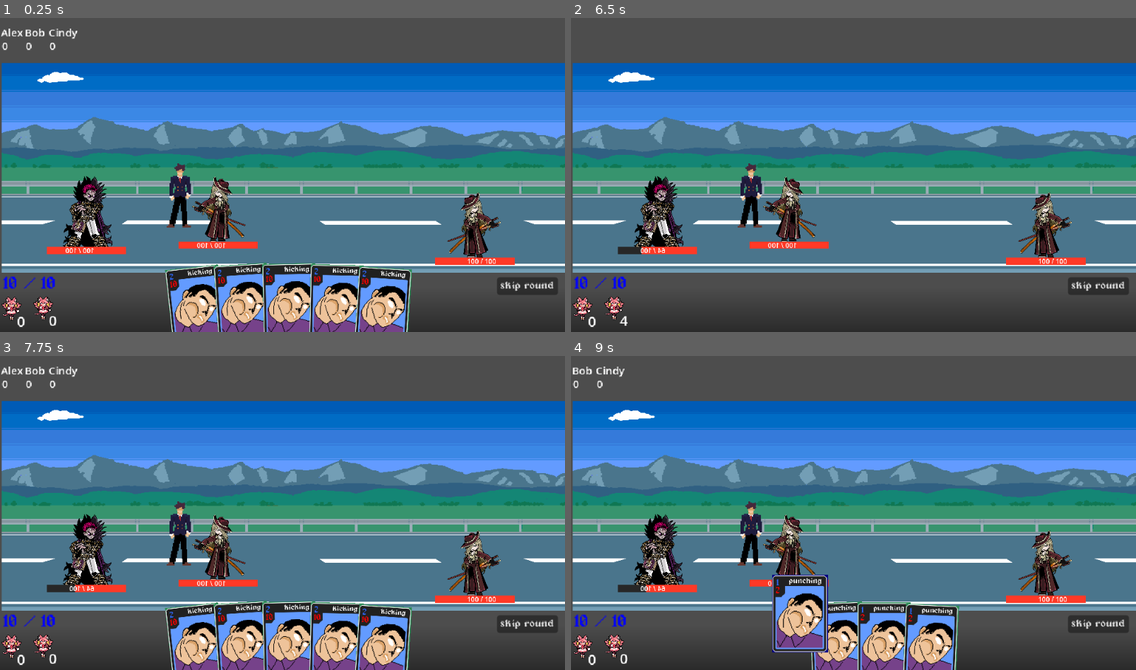
Above: before the commit, frames 1-4 (two rows, left to right).
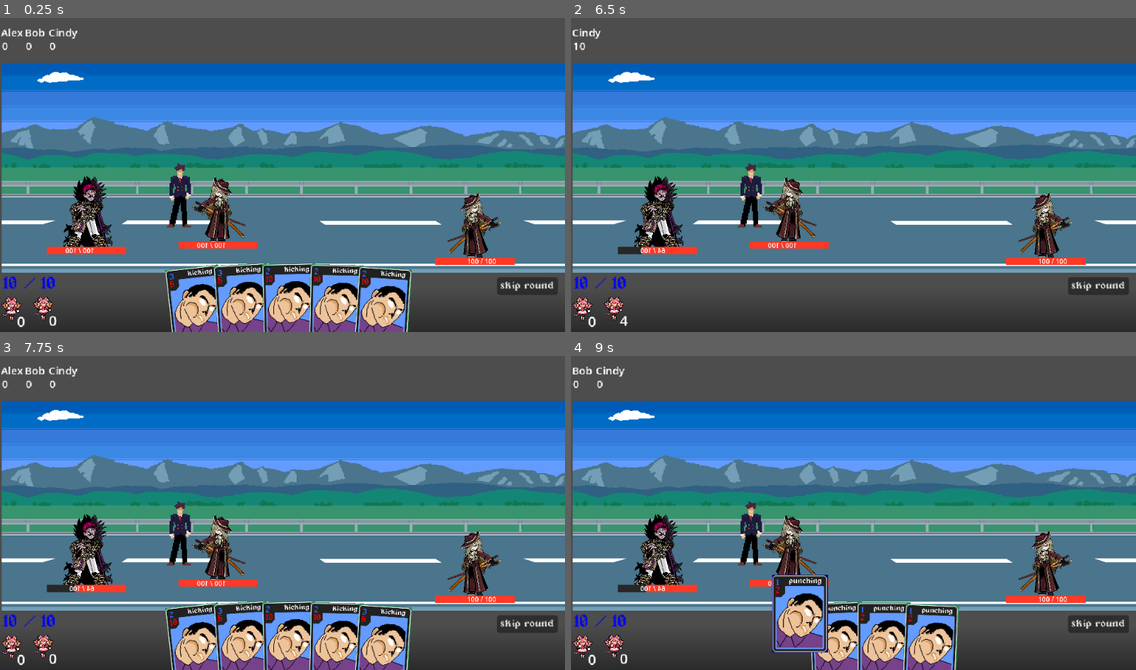
Above: after the commit, the same moments.

Repository: mewmewmyagic/card-game-main
Game: Godot game, scene res://scenes/battle/BattleScene.tscn
The game is run twice, just before and just after one commit, with the same random seed, the same clock (stepped at 60 frames per second) and the same inputs.
Inputs (mouse positions are in pixels of both pictures, inside the frame that each line leads up to):
- Up to frame 1 (0.25 s): no input
- Up to frame 2 (6.5 s): click "skip round" at 0.5 s; click "skip round" at 1.25 s; move the mouse to (977, 156) at 2.02 s; hold D (Right) 2.03-2.75 s; hold Shift (Shift) 2.03-2.75 s; click (977, 156) at 2.17 s; drag from (740, 187) to (1045, 225) at 2.77 s; move the mouse to (910, 102) at 3.52 s; hold D (Right) 3.53-4.25 s; hold Right mouse button (right_mouse) 3.53-4.25 s; drag from (825, 237) to (1045, 225) at 4.27 s; move the mouse to (1023, 222) at 5.02 s; press the mouse at (1023, 222) at 5.03 s; hold A (Left) 5.03-5.75 s; release the mouse at (1023, 222) at 5.75 s; drag from (684, 124) to (791, 209) at 5.77 s
- Up to frame 3 (7.75 s): move the mouse to (310, 509) at 6.52 s; hold S (Down) 6.53-7.25 s; hold Shift (Shift) 6.53-7.25 s; click (310, 509) at 6.67 s; drag from (197, 431) to (169, 525) at 7.27 s
- Up to frame 4 (9 s): tap Enter at 8 s; drag from (768, 641) to (955, 641) at 8.02 s; drag from (791, 641) to (825, 575) at 8.77 s

The runs differ from the first frame. In frame 1, less than 0.1% of the frame differs, in the area x 30-40%, y 80-86%; in frame 2, 0.1%, in the area x 0-6%, y 3-11%; in frame 3, less than 0.1%; in frame 4, nothing differs.

Commit message:
status effects

Diff:
--- /dev/null
+++ b/Scripts/Status Effects/status effect resources/bleed.tres
@@ -0,0 +1,10 @@
+[gd_resource type="Resource" script_class="BleedStatusEffect" format=3 uid="uid://hrg5sh4161o7"]
+
+[ext_resource type="Script" uid="uid://ccuysvlx3ma70" path="res://Scripts/Status Effects/status effect scripts/bleed.gd" id="1_q6pbo"]
+
+[resource]
+script = ExtResource("1_q6pbo")
+id = "bleed"
+tooltip = "does damage based on stack and reduces count each turn "
+max_stack = 99
+max_count = 99
--- /dev/null
+++ b/Scripts/Status Effects/status effect resources/haste.tres
@@ -0,0 +1,9 @@
+[gd_resource type="Resource" script_class="StatusEffects" format=3 uid="uid://bttap6yvuj2p8"]
+
+[ext_resource type="Script" uid="uid://d0krudtp04qht" path="res://Scripts/Status Effects/status_effect.gd" id="1_cqjmr"]
+
+[resource]
+script = ExtResource("1_cqjmr")
+id = "haste"
+tooltip = "reduces recovery cost every turn by stack every turn for this round"
+max_stack = 10
--- /dev/null
+++ b/Scripts/Status Effects/status effect resources/lethargy.tres
@@ -0,0 +1,9 @@
+[gd_resource type="Resource" script_class="StatusEffect" format=3 uid="uid://b3g826bfh05eq"]
+
+[ext_resource type="Script" uid="uid://d0krudtp04qht" path="res://Scripts/Status Effects/status_effect.gd" id="1_7tnmt"]
+
+[resource]
+script = ExtResource("1_7tnmt")
+id = "lethargy"
+tooltip = "increases stamina usage by stack for this round"
+max_stack = 3
--- /dev/null
+++ b/Scripts/Status Effects/status effect resources/strength.tres
@@ -0,0 +1,10 @@
+[gd_resource type="Resource" script_class="StatusEffects" format=3 uid="uid://cpyekuu60jjb0"]
+
+[ext_resource type="Script" uid="uid://d0krudtp04qht" path="res://Scripts/Status Effects/status_effect.gd" id="1_obrtw"]
+
+[resource]
+script = ExtResource("1_obrtw")
+id = "poise"
+tooltip = "Increases damage done by stack. attacking reduces count"
+max_stack = 10
+max_count = 99
--- /dev/null
+++ b/Scripts/Status Effects/status effect scripts/bleed.gd
@@ -0,0 +1,16 @@
+extends StatusEffect
+class_name BleedStatusEffect
+
+func init(_target: Combatant, _manager: StatusEffectManager) -> void:
+	super.init(_target, _manager)
+	target.anim_done.connect(_on_anim_done)
+
+func on_remove() -> void:
+	target.anim_done.disconnect(_on_anim_done)
+
+func _on_anim_done() -> void:
+	target.take_damage(stack)
+	count -= 1
+	print(count)
+	if count <= 0:
+		manager.remove_status(id)
--- /dev/null
+++ b/Scripts/Status Effects/status_effect.gd
@@ -0,0 +1,27 @@
+extends Resource
+class_name StatusEffect
+
+@export_group("Stuff")
+@export var id: String = ""
+@export_multiline var tooltip: String = ""
+@export var max_stack: int = 1
+@export var max_count: int = 1
+
+var target: Combatant
+var manager: StatusEffectManager
+
+@export var stack: int = 0
+@export var count: int = 0
+
+func init(c: Combatant, s: StatusEffectManager) -> void:
+	target = c
+	manager = s
+
+func trigger_status_effect(c: Combatant) -> void:
+	pass
+
+func add_count(n: int) -> void:
+	count += n
+
+func add_stack(n: int) -> void:
+	stack += n
--- /dev/null
+++ b/Scripts/Status Effects/status_effect_manager.gd
@@ -0,0 +1,26 @@
+extends Node
+class_name StatusEffectManager
+
+@export var parent: Combatant
+@export var status_effects: Dictionary = {}
+
+func apply_status(status: StatusEffect, stack: int = 1, count: int = 1) -> void:
+	if not status_effects.has(status.id):
+		var instance := status.duplicate() as StatusEffect
+		status_effects[instance.id] = instance
+		instance.init(parent, self)
+
+		instance.stack += stack
+		instance.count += count
+	else:
+		var existing := status_effects[status.id] as StatusEffect
+		print(count)
+		existing.stack += stack
+		existing.count += count
+
+func remove_status(id: String) -> void:
+	if not status_effects.has(id):
+		return
+	var s: StatusEffect = status_effects[id]
+	status_effects.erase(id)
+	s.on_remove()
--- a/Scripts/combatant/combatant.gd
+++ b/Scripts/combatant/combatant.gd
@@ -7,6 +7,8 @@
 @export var stats: CombatantStats #: set = set_combatant_stats
 @export var ai_behavior: EnemyAIBehavior
 @export var combatant_name: String
+
+@export var status_manager: StatusEffectManager
 
 @export var starting_deck: CardPile
 @export var draw_pile: CardPile
@@ -35,7 +37,7 @@
 	build_deck()
 	stats = stats.create_instance()
 	stats.stats_changed.connect(check_if_dead)
-	_bind_stats_ui()
+	bind()
 
 
 func build_deck() -> void:
@@ -88,8 +90,9 @@
 	return false
 
 
-func _bind_stats_ui() -> void:
+func bind() -> void:
 	stats_ui.bind(stats)
+	status_manager.parent = self
 
 #why is this here? and why is it like this? no clue
 func check_if_dead() -> void:
--- a/Scripts/combatant_characters/cat/cat_starting_deck.tres
+++ b/Scripts/combatant_characters/cat/cat_starting_deck.tres
@@ -3,8 +3,9 @@
 [ext_resource type="Script" uid="uid://dwtw5u7l8uiv5" path="res://Scripts/card/card.gd" id="1_osp16"]
 [ext_resource type="Script" uid="uid://b7gxswfche1cy" path="res://Scripts/card/card_pile/card_pile.gd" id="2_tqhtp"]
 [ext_resource type="Resource" uid="uid://857pvun366vv" path="res://Scripts/combatant_characters/tourist/touristcards/tourist_cards/kicking_tourist.tres" id="2_xpepw"]
+[ext_resource type="Resource" uid="uid://biilmqfvjksm5" path="res://Scripts/combatant_characters/tourist/touristcards/tourist_cards/gut_punch_tourist.tres" id="3_xpepw"]
 
 [resource]
 script = ExtResource("2_tqhtp")
-cards = Array[ExtResource("1_osp16")]([ExtResource("2_xpepw"), ExtResource("2_xpepw"), ExtResource("2_xpepw"), ExtResource("2_xpepw"), ExtResource("2_xpepw")])
+cards = Array[ExtResource("1_osp16")]([ExtResource("2_xpepw"), ExtResource("2_xpepw"), ExtResource("2_xpepw"), ExtResource("3_xpepw"), ExtResource("3_xpepw")])
 metadata/_custom_type_script = "uid://b7gxswfche1cy"
--- a/Scripts/combatant_characters/tourist/touristcards/tourist_cards/add_turn_tourist.tres
+++ b/Scripts/combatant_characters/tourist/touristcards/tourist_cards/add_turn_tourist.tres
@@ -1,8 +1,8 @@
 [gd_resource type="Resource" script_class="Card" format=3 uid="uid://env6pts25brx"]
 
-[ext_resource type="Script" uid="uid://b14m8bmggqgn1" path="res://Scripts/Card/card_effect.gd" id="1_7onrh"]
-[ext_resource type="Script" uid="uid://d214ayipywbee" path="res://Scripts/Effects/CardEffects/effect_add_turn.gd" id="2_7onrh"]
-[ext_resource type="Script" uid="uid://dwtw5u7l8uiv5" path="res://Scripts/Card/card.gd" id="3_p1mdl"]
+[ext_resource type="Script" uid="uid://b14m8bmggqgn1" path="res://Scripts/card/card_effect.gd" id="1_7onrh"]
+[ext_resource type="Script" uid="uid://d214ayipywbee" path="res://Scripts/effects/CardEffects/effect_add_status.gd" id="2_7onrh"]
+[ext_resource type="Script" uid="uid://dwtw5u7l8uiv5" path="res://Scripts/card/card.gd" id="3_p1mdl"]
 
 [sub_resource type="Resource" id="Resource_0w7tf"]
 script = ExtResource("2_7onrh")
--- /dev/null
+++ b/Scripts/combatant_characters/tourist/touristcards/tourist_cards/gut_punch_tourist.tres
@@ -0,0 +1,23 @@
+[gd_resource type="Resource" script_class="Card" format=3 uid="uid://biilmqfvjksm5"]
+
+[ext_resource type="Script" uid="uid://b14m8bmggqgn1" path="res://Scripts/card/card_effect.gd" id="1_fc1ck"]
+[ext_resource type="Texture2D" uid="uid://bx00lm5efg52v" path="res://Textures/cardArt/punching-export.png" id="1_sy3rk"]
+[ext_resource type="Script" uid="uid://dwtw5u7l8uiv5" path="res://Scripts/card/card.gd" id="2_mgfx4"]
+[ext_resource type="Script" uid="uid://d214ayipywbee" path="res://Scripts/effects/CardEffects/effect_add_status.gd" id="2_sy3rk"]
+[ext_resource type="Resource" uid="uid://hrg5sh4161o7" path="res://Scripts/Status Effects/status effect resources/bleed.tres" id="4_qvtkk"]
+
+[sub_resource type="Resource" id="Resource_sy3rk"]
+script = ExtResource("2_sy3rk")
+status = ExtResource("4_qvtkk")
+stack = 9
+count = 10
+metadata/_custom_type_script = "uid://d214ayipywbee"
+
+[resource]
+script = ExtResource("2_mgfx4")
+card_name = "kicking"
+stamina_cost = 3
+recovery_cost = 5
+effects = Array[ExtResource("1_fc1ck")]([SubResource("Resource_sy3rk")])
+card_art = ExtResource("1_sy3rk")
+metadata/_custom_type_script = "uid://dwtw5u7l8uiv5"
--- /dev/null
+++ b/Scripts/effects/CardEffects/effect_add_status.gd
@@ -0,0 +1,10 @@
+class_name EffectAddStatus
+extends CardEffect
+
+@export var status: StatusEffect
+@export var stack: int
+@export var count: int
+
+func execute(context: CardEffectContext) -> void:
+	if context.battle:
+		context.target.status_manager.apply_status(status, stack, count)
--- a/Scripts/effects/CardEffects/effect_add_turn.gd
+++ /dev/null
@@ -1,7 +0,0 @@
-class_name EffectAddTurn
-extends CardEffect
-
-
-func execute(context: CardEffectContext) -> void:
-	if context.battle:
-		context.battle.turn_manager.round_order.push_front(context.source)
--- a/Scripts/resolvers/card_play_resolver.gd
+++ b/Scripts/resolvers/card_play_resolver.gd
@@ -47,6 +47,7 @@
 		return false
 
 	context.source.stats.stamina -= context.card.stamina_cost
+	context.source.stats.set_recovery_time(context.card.recovery_cost)
 	context.source.play_skill_animation(context.card)
 
 	for effect in context.card.effects:
--- a/Scripts/turnrelated/turn_manager.gd
+++ b/Scripts/turnrelated/turn_manager.gd
@@ -7,6 +7,8 @@
 signal turn_started(combatant: Combatant)
 signal ally_turn_started(combatant: Combatant)
 signal turn_ended(combatant: Combatant)
+
+signal turn_order_changed
 
 var battle: BattleState
 #all combatants currently in battle. some combatants arent active combatants (cant take turns) while others are
@@ -46,9 +48,7 @@
 		ally_turn_started.emit(current_turn)
 
 func end_turn(recovery_cost: int) -> void:
-	_sort_combatant()
 	current_turn._on_self_turn_ended()
-	current_turn.stats.set_recovery_time(recovery_cost)
 	turn_ended.emit(current_turn)
 
 	await current_turn.anim_done
@@ -68,6 +68,7 @@
 
 func _sort_combatant() -> void:
 	combatants.sort_custom(func(a, b): return a.stats.recovery_time < b.stats.recovery_time)
+	turn_order_changed.emit()
 
 func _round_over() -> bool:
 	return _active_combatants().is_empty()
--- a/Scripts/turnrelated/turn_ui.gd
+++ b/Scripts/turnrelated/turn_ui.gd
@@ -11,8 +11,7 @@
 
 func bind(turnManager: TurnManager) -> void:
 	turn_manager = turnManager
-	turn_manager.turn_started.connect(func(_c): sync())
-	turn_manager.turn_ended.connect(func(_c): sync())
+	turn_manager.turn_order_changed.connect(sync)
 
 func spawn_icon(c: Combatant) -> void:
 	var turn_icon := turn_icon_scene.instantiate() as TurnOrderIcon
--- a/scenes/ui/Combatant.tscn
+++ b/scenes/ui/Combatant.tscn
@@ -4,12 +4,14 @@
 [ext_resource type="SpriteFrames" uid="uid://druu3xurtnyka" path="res://SpritesAndStuffs/bird_sprite_frames.tres" id="2_bhuil"]
 [ext_resource type="Script" uid="uid://e2os3tigqex1" path="res://Scripts/Sprite/combatant_sprite_player.gd" id="2_ddi1i"]
 [ext_resource type="PackedScene" uid="uid://b1ryleahhgw4h" path="res://scenes/ui/stats_ui.tscn" id="3_gqvtd"]
+[ext_resource type="Script" uid="uid://qiaqjw8djnsq" path="res://Scripts/Status Effects/status_effect_manager.gd" id="5_88lpd"]
 
 [sub_resource type="RectangleShape2D" id="RectangleShape2D_crx7y"]
 
-[node name="Combatant" type="Node2D" unique_id=1903320986 groups=["character"]]
+[node name="Combatant" type="Node2D" unique_id=1903320986 node_paths=PackedStringArray("status_manager") groups=["character"]]
 y_sort_enabled = true
 script = ExtResource("1_ddi1i")
+status_manager = NodePath("StatusManager")
 
 [node name="AnimatedSprite2D" type="AnimatedSprite2D" parent="." unique_id=1362894786]
 scale = Vector2(0.5, 0.5)
@@ -28,3 +30,7 @@
 
 [node name="CollisionShape2D" type="CollisionShape2D" parent="Area2D" unique_id=1604127139]
 shape = SubResource("RectangleShape2D_crx7y")
+
+[node name="StatusManager" type="Node" parent="." unique_id=810462496 node_paths=PackedStringArray("parent")]
+script = ExtResource("5_88lpd")
+parent = NodePath("..")
Not shown, added: Scripts/Status Effects/status effect resources/lethargy.tres.uid
Not shown, added: Scripts/Status Effects/status effect scripts/bleed.gd.uid
Not shown, added: Scripts/Status Effects/status_effect.gd.uid
Not shown, added: Scripts/Status Effects/status_effect_manager.gd.uid
Renamed: Scripts/card/card_effect_context.gd -> Scripts/effects/CardEffects/card_effect_context.gd
Renamed: Scripts/card/card_effect_context.gd.uid -> Scripts/effects/CardEffects/card_effect_context.gd.uid
Renamed: Scripts/effects/CardEffects/effect_add_turn.gd.uid -> Scripts/effects/CardEffects/effect_add_status.gd.uid
